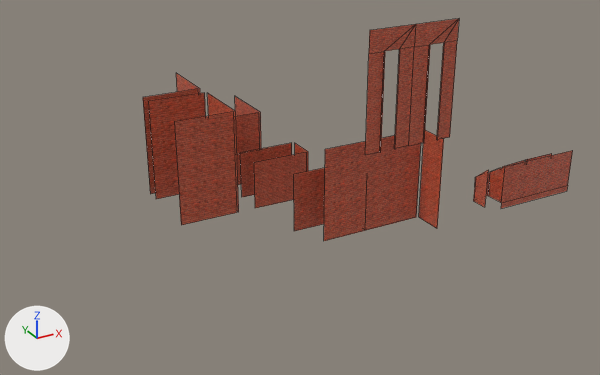
An edit to the FBX model Steel Heel Jam/Assets/Art/Meshes/Powerhouse/SM_Brick_01.fbx, drawn before and after from the same camera.
One viewpoint serves both versions: a camera (50 mm lens) standing at (-164.8, -214.5, 118.0) and looking at (-49.4, -4.7, 13.1). Arrows for +X, +Y and +Z are at lower left; the lights stay in place. Mesh edges are drawn as thin lines.

The older version as bpy lines, for what is in view:
```python
me_cube = bpy.data.meshes.new('Cube')
me_cube.from_pydata(...)  # 140 vertices, 50 faces; spans x -86.4..41.1, y -41.6..55.8, z -0.1..70.2
me_cube.materials.append(mat_m_brick_01)  # picture img_t_brick_01_d_png
ob_sm_brick_01 = bpy.data.objects.new('SM_Brick_01', me_cube)
ob_sm_brick_01.location = (0.0, 0.0, 0.0)
```
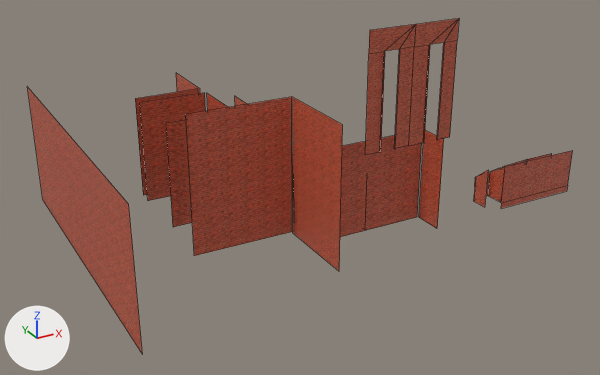
Pixel boxes (x1, y1, x2, y2) of what changed, in the pictures (600 x 375 px):
'SM_Brick_01', reshaped (27% wider, 51% taller)
    before: (143, 19, 573, 241)
    after: (27, 19, 573, 355)
part 1 of me_cube, built on
    before: (143, 93, 421, 241)
    after: (27, 87, 422, 355)

The change in detail:
me_cube is used by ob_sm_brick_01; location (0.0, 0.0, 0.0).
me_cube had 140 vertices, 50 faces and spanned x -86.4..41.1, y -41.6..55.8, z -0.1..70.2.
me_cube now has 152 vertices, 53 faces and spans x -118.8..41.1, y -54.9..55.8, z -0.1..70.2.
Part 1, on me_cube:
4 vertices in x -66.5, y 4.5..26.1, z 4.6..38.1 move by (-0.2, 0.0, 0.0).
10 vertices move from x -86.4..-22.9, y -30.4..34.2, z -0.1..38.1 to x -88.9..-22.7, y -30.4..34.2, z -0.1..38.1.
12 vertices are added at x -118.8..-60.7, y -54.9..44.2, z 4.5..48.9.
3 new faces join them.
